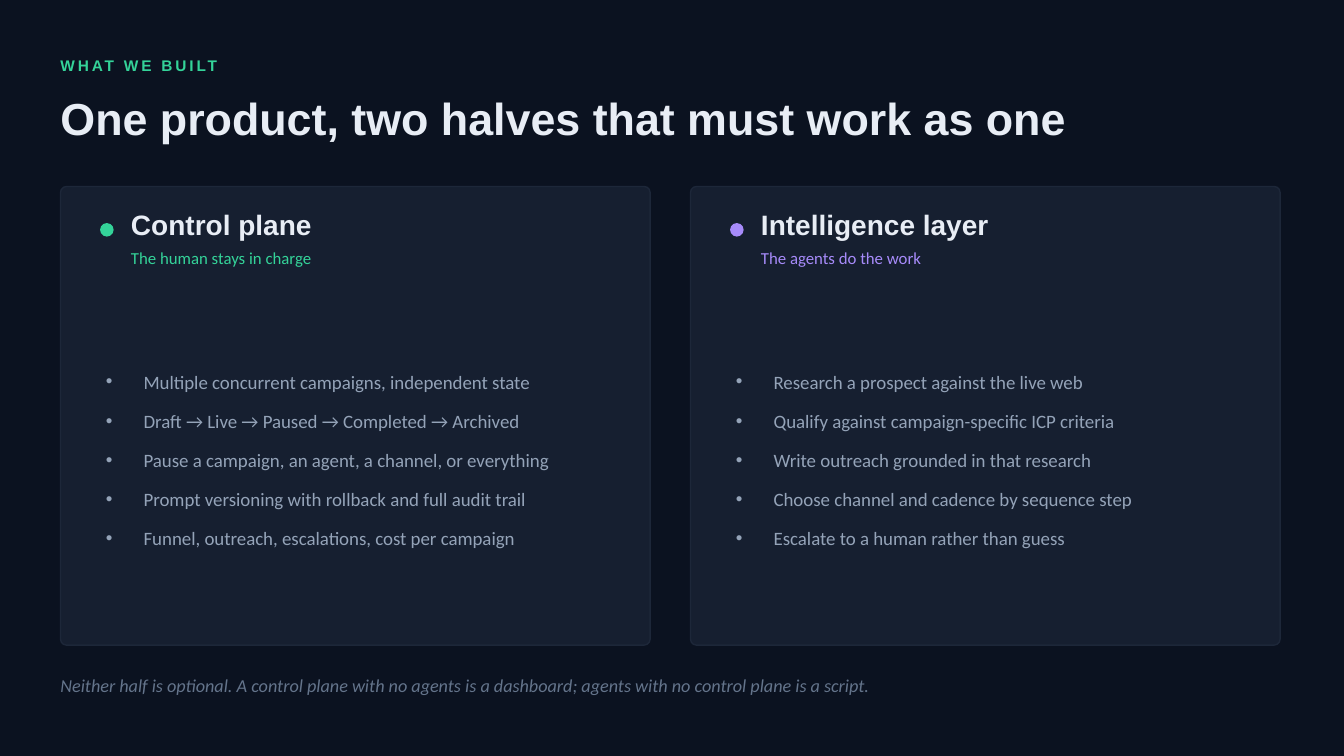
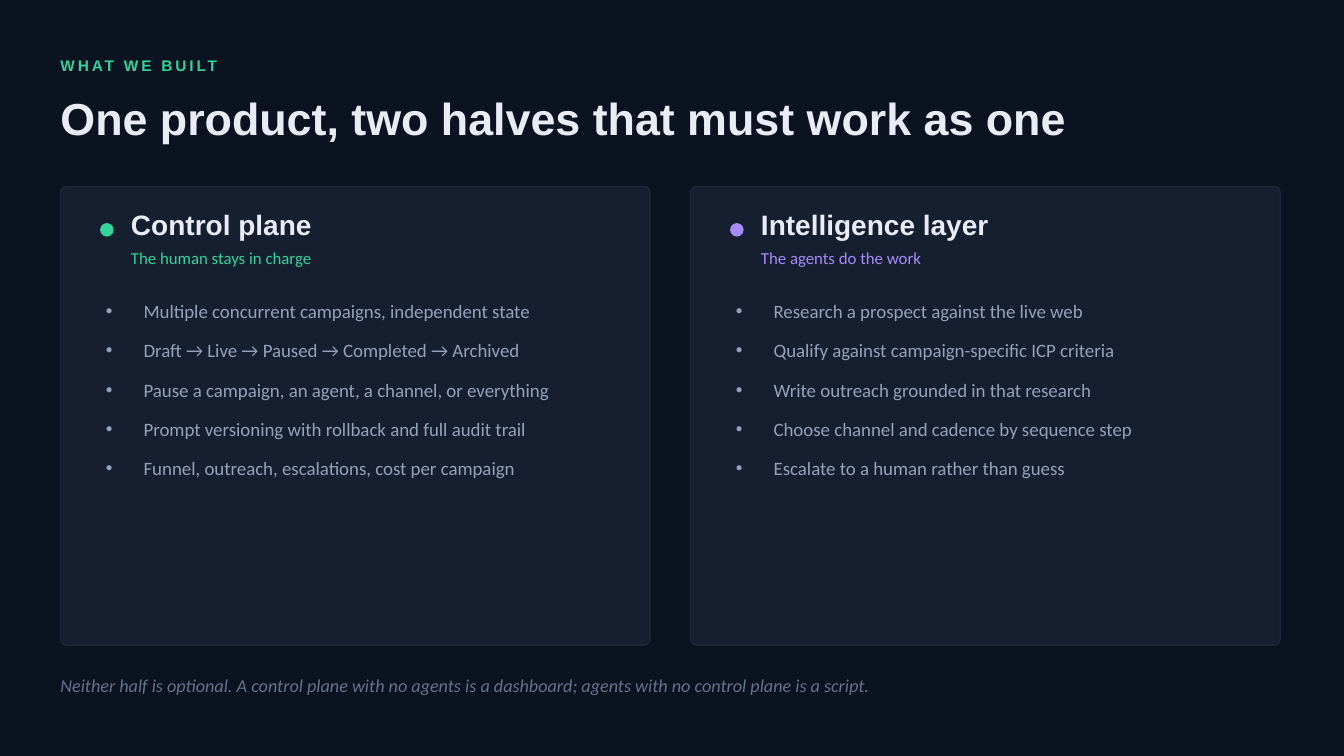
Before and after one commit to shanmukhapreetham27/sdr-autopilot, a slide deck: slide 3 of docs/SDR-Autopilot-Deck.pptx. Drawn at 1344x756 pixels with LibreOffice and Linux fonts; fonts in the diff are those of the drawing. Boxes give left, top, right and bottom in pixels: in the first picture for what was removed or moved away, otherwise in the second. Text is boxed around its words. In the diff, an @@ line names an element or a change of style, - is before the commit and + after.

```diff
--- a/docs/SDR-Autopilot-Deck.pptx
+++ b/docs/SDR-Autopilot-Deck.pptx
@@ text "Multiple concurrent campaigns, independent state" at (144,305,548,478): vertical alignment middle to top @@
@@ text "Research a prospect against the ..." at (774,305,1132,478): vertical alignment middle to top @@
```
Also in this commit, not shown: 3 other slides changed, 1 other file.
